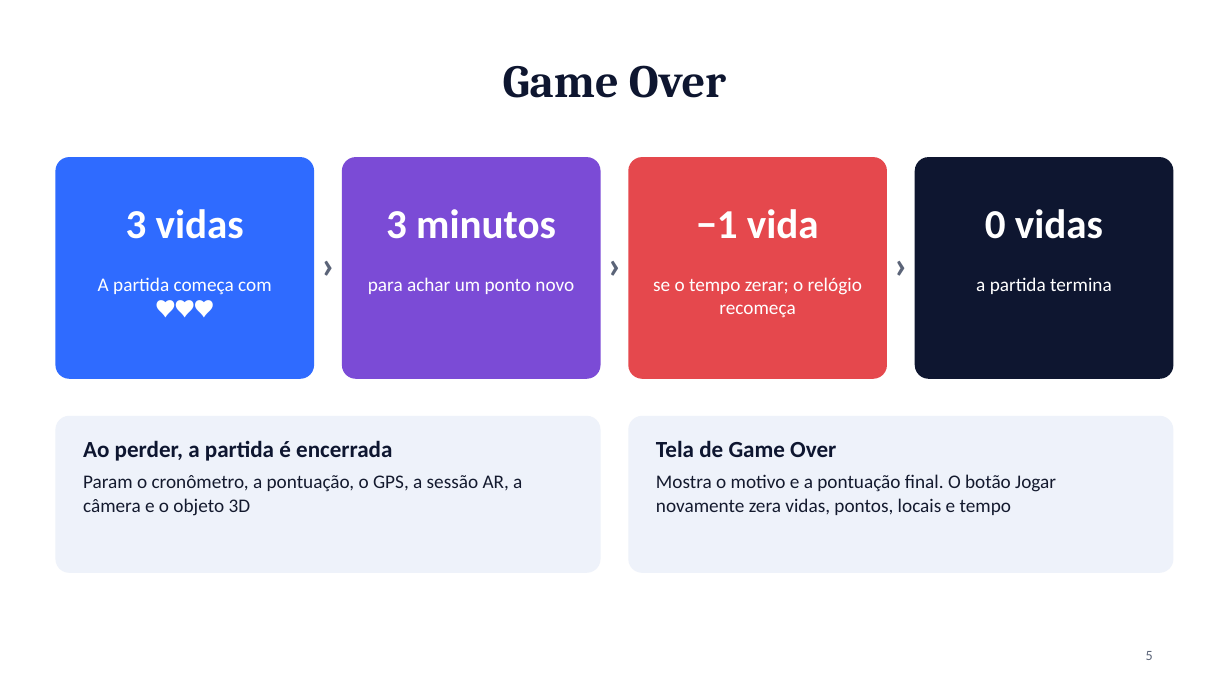
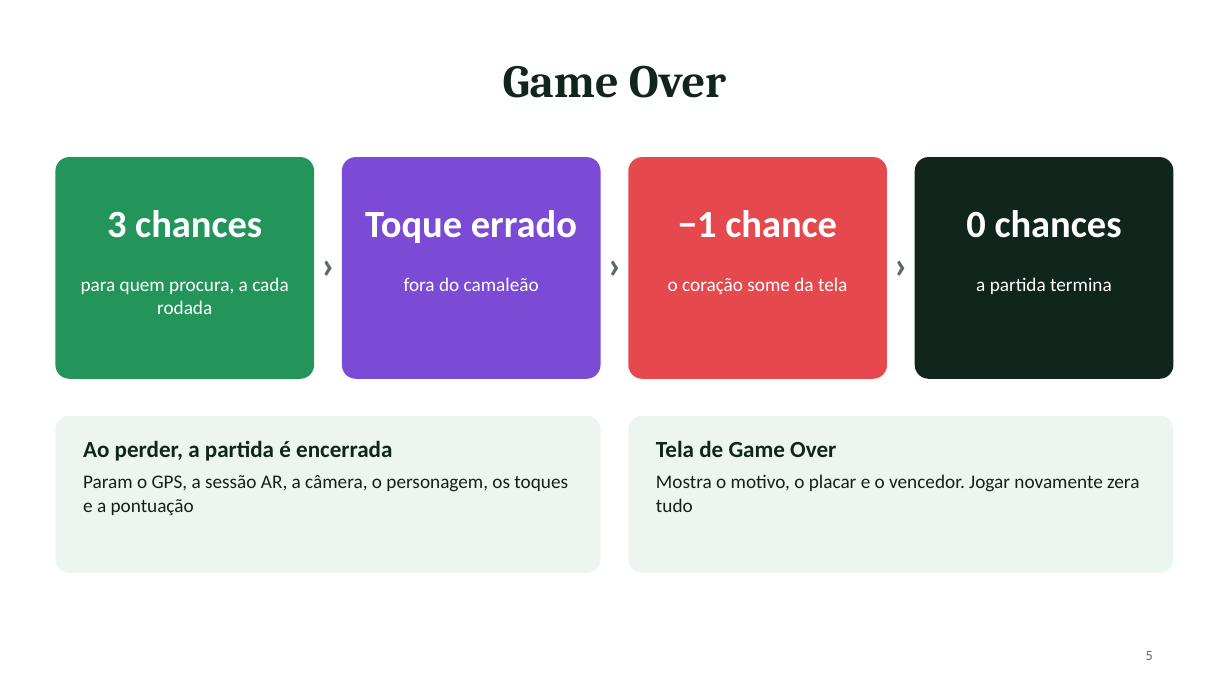
Before and after one commit to MuriloNephi/AndroidAppTemplateAR, a slide deck: slide 5 of ENTREGAS/apresentacao-jogo-ar.pptx. Drawn at 1232x693 pixels with LibreOffice and Linux fonts; fonts in the diff are those of the drawing. Boxes give left, top, right and bottom in pixels: in the first picture for what was removed or moved away, otherwise in the second. Text is boxed around its words. In the diff, an @@ line names an element or a change of style, - is before the commit and + after.

```diff
--- a/ENTREGAS/apresentacao-jogo-ar.pptx
+++ b/ENTREGAS/apresentacao-jogo-ar.pptx
@@ title "Game Over" at (x1=503, y1=65, x2=726, y2=98): text colour #0E1630 to #10261C @@
@@ rounded rectangle at (x1=55, y1=157, x2=314, y2=379): fill #2F6BFF to #23955A @@
@@ rounded rectangle at (x1=915, y1=157, x2=1174, y2=379): fill #0E1630 to #10261C @@
@@ text at (x1=107, y1=210, x2=262, y2=238): text changed; size 32 to 30 pt @@
-3 vidas
+3 chances
@@ text at (x1=365, y1=210, x2=577, y2=243): text changed; size 32 to 30 pt @@
-3 minutos
+Toque errado
@@ text at (x1=678, y1=210, x2=837, y2=238): text changed; size 32 to 30 pt @@
-−1 vida
+−1 chance
@@ text colour #5B6478 to #5B6B62 in 4 elements at (x1=1146, y1=651, x2=1153, y2=660), (x1=314, y1=231, x2=342, y2=296), (x1=601, y1=231, x2=628, y2=296), (x1=887, y1=231, x2=915, y2=296) @@
@@ text at (x1=966, y1=210, x2=1122, y2=238): text changed; size 32 to 30 pt @@
-0 vidas
+0 chances
@@ text at (x1=81, y1=277, x2=289, y2=314): text changed @@
-A partida começa com ♥♥♥
+para quem procura, a cada rodada
@@ text at (x1=404, y1=277, x2=539, y2=291): text changed @@
-para achar um ponto novo
+fora do camaleão
@@ text at (x1=668, y1=277, x2=847, y2=294): text changed @@
-se o tempo zerar; o relógio recomeça
+o coração some da tela
@@ rounded rectangle at (x1=55, y1=416, x2=601, y2=573): fill #EEF2FA to #EDF5F0 @@
@@ rounded rectangle at (x1=628, y1=416, x2=1174, y2=573): fill #EEF2FA to #EDF5F0 @@
@@ text at (x1=83, y1=440, x2=392, y2=461): text colour #0E1630 to #10261C in "Ao perder, a partida é encerrada" @@
@@ text at (x1=656, y1=440, x2=836, y2=457): text colour #0E1630 to #10261C in "Tela de Game Over" @@
@@ text at (x1=83, y1=475, x2=568, y2=516): text changed; text colour #141A2E to #14201A @@
-Param o cronômetro, a pontuação, o GPS, a sessão AR, a câmera e o objeto 3D
+Param o GPS, a sessão AR, a câmera, o personagem, os toques e a pontuação
@@ text at (x1=656, y1=474, x2=1139, y2=512): text changed; text colour #141A2E to #14201A @@
-Mostra o motivo e a pontuação final. O botão Jogar novamente zera vidas, pontos, locais e tempo
+Mostra o motivo, o placar e o vencedor. Jogar novamente zera tudo
```
Also in this commit, not shown: 6 other slides changed, 1 slide added, 1 slide removed, 1 other file.
